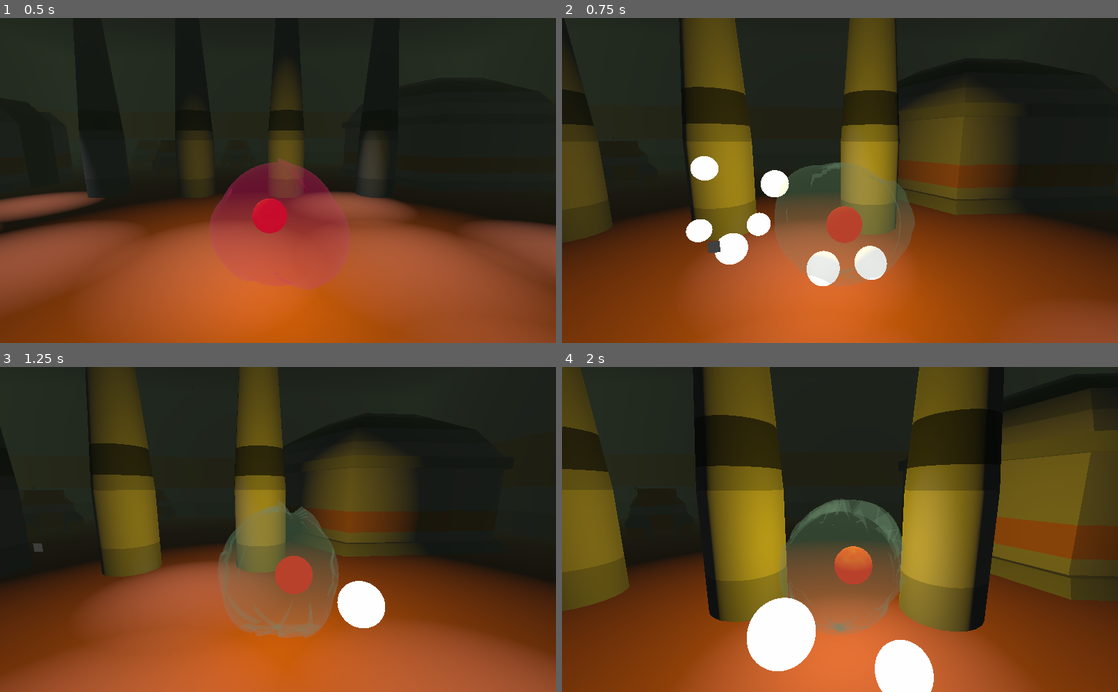
Above: before the commit, frames 1-4 (two rows, left to right).
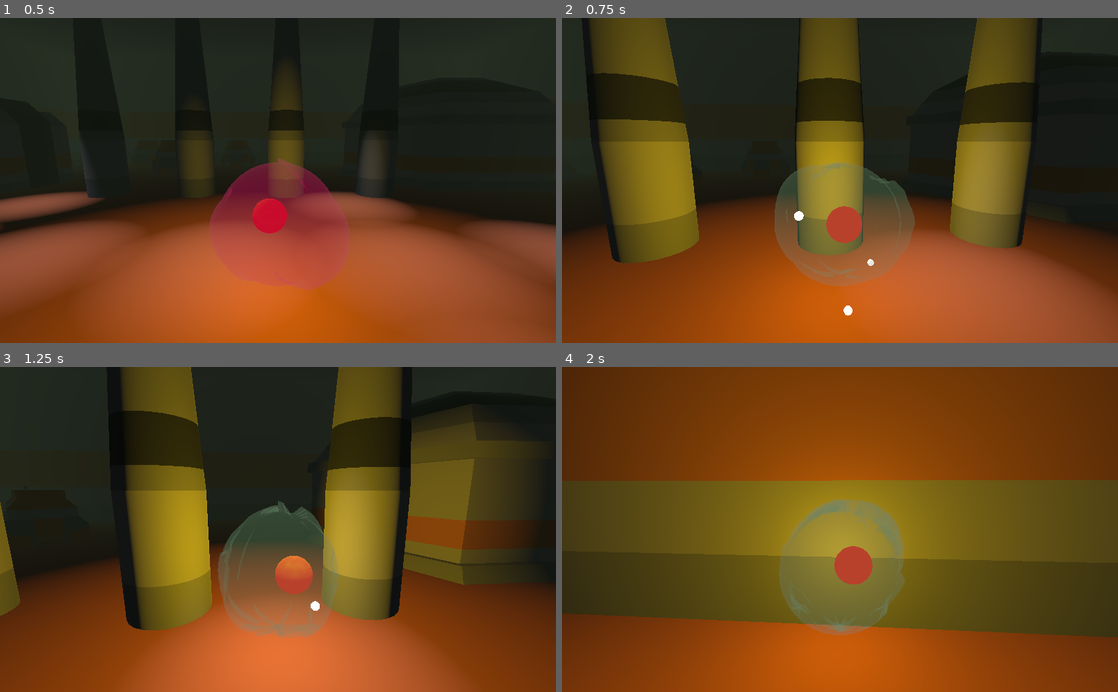
Above: after the commit, the same moments.

Repository: TheCubeOfFire/GGJ2022-Codename-OmeletteDuFromage
Game: Godot game, scene res://Assets/Level/main_menu.tscn
Two runs of this game, one before a commit and one after it. Both use one fixed random seed, a clock stepped at 60 frames per second and the inputs below.
Inputs (mouse positions are in pixels of both pictures, inside the frame that each line leads up to):
- Up to frame 1 (0.5 s): no input
- Up to frame 2 (0.75 s): move the mouse to (867, 180) at 0.52 s; click (867, 180) at 0.6 s
- Up to frame 3 (1.25 s): no input
- Up to frame 4 (2 s): move the mouse to (812, 529) at 1.27 s; click (812, 529) at 1.35 s

Frame 1 is identical in both runs. In frame 2, 52% of the frame differs, in the area x 0-95%, y 0-100%; in frame 3, 42%; in frame 4, 73%, in the area x 0-100%, y 0-100%.

Commit message:
changed player scale

Diff:
--- a/assets/player/player.gd
+++ b/assets/player/player.gd
@@ -1,8 +1,8 @@
 extends KinematicBody
 class_name Player
 
-const DASH_ACCELERATION: float = 3000.0
-const DRAG_FACTOR: float = 10.0
+const DASH_ACCELERATION: float = 600.0
+const DRAG_FACTOR: float = 2.0
 
 const MOUSE_SENSIVITY: float = 5.0
 
--- a/assets/player/player.tscn
+++ b/assets/player/player.tscn
@@ -15,11 +15,10 @@
 
 [sub_resource type="SphereMesh" id=8]
 material = SubResource( 7 )
-radius = 0.05
-height = 0.1
+radius = 0.01
+height = 0.02
 
 [node name="Player" type="KinematicBody"]
-transform = Transform( 0.5, 0, 0, 0, 0.5, 0, 0, 0, 0.5, 0, 0, 0 )
 script = ExtResource( 1 )
 
 [node name="blobMeshInstance" parent="." instance=ExtResource( 3 )]
